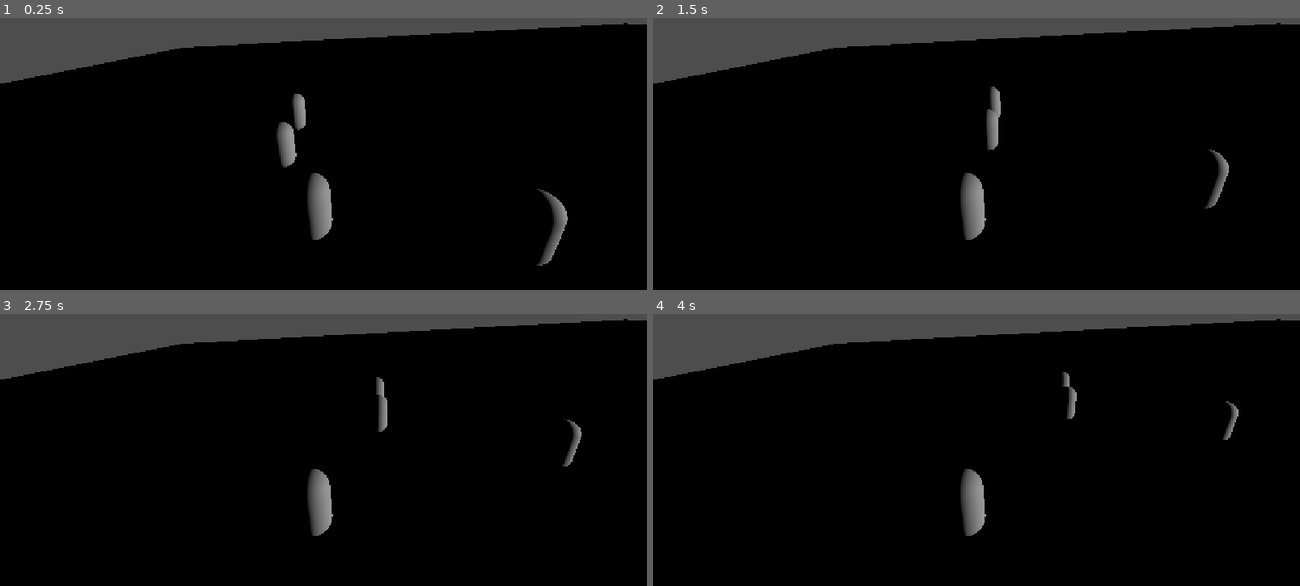
Above: before the commit, frames 1-4 (two rows, left to right).
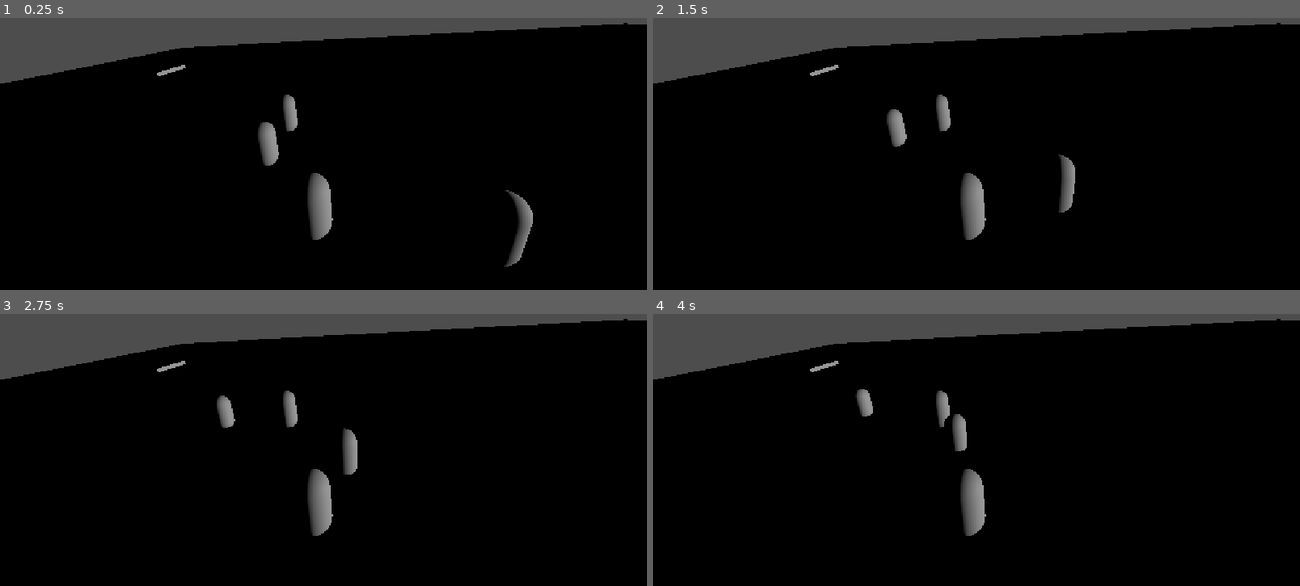
Above: after the commit, the same moments.

Repository: StevenChurchill671/realEconomy
Game: Godot game, scene res://root.tscn
Two runs of this game, one before a commit and one after it. Both use one fixed random seed, a clock stepped at 60 frames per second and the inputs below.
Inputs:
- Up to frame 1 (0.25 s): no input
- Up to frame 2 (1.5 s): no input
- Up to frame 3 (2.75 s): no input
- Up to frame 4 (4 s): no input

The runs differ from the first frame. In frame 1, 2.2% of the frame differs, in the area x 24-88%, y 17-92%; in frame 2, 1.7%; in frame 3, 1.3%; in frame 4, 1.1%.
Error in both runs: Invalid call. Nonexistent function 'setupFaction' in base 'Nil'. (res://faction_holder.gd:11)

Commit message:
Add files via upload

Diff:
--- a/real-economy/farm.gd
+++ b/real-economy/farm.gd
@@ -4,8 +4,8 @@
 func _ready() -> void:
 	ownerIsEmployer = false
 	amountOfProducedItem = 0
-	slotsAvailable = 3
-	maxSlotsAvailable = 3
+	slotsAvailable = 2
+	maxSlotsAvailable = 2
 	#workersToiling
 
 	itemProduced  = "Wheat"
--- a/real-economy/location.gd
+++ b/real-economy/location.gd
@@ -33,20 +33,12 @@
 func _on_working_time_timeout(thisWorker : Person, thisTimer:Timer) :
 	workersToiling.erase(thisWorker)
 	slotsAvailable +=1
-	if returnSkillType() == skillNeeded.farmLabourSkill:
-		if workNeeded - thisWorker.farmLabourAbility > 0:
-			workNeeded -= thisWorker.farmLabourAbility
-		else:
-			#workNeeded -= thisWorker.labourAblity
-			workNeeded = (maxWorkNeeded + (workNeeded - thisWorker.farmLabourAbility ))
-			amountOfProducedItem += 1
-	elif returnSkillType() == skillNeeded.millLabourSkill:
-		if workNeeded - thisWorker.millLabourAbility > 0:
-			workNeeded -= thisWorker.millLabourAbility
-		else:
-			#workNeeded -= thisWorker.labourAblity
-			workNeeded = (maxWorkNeeded + (workNeeded - thisWorker.millLabourAbility ))
-			amountOfProducedItem += 1
+	if workNeeded - thisWorker.skillBeingUsed > 0:
+			workNeeded -= thisWorker.skillBeingUsed
+	else:
+		#workNeeded -= thisWorker.labourAblity
+		workNeeded = (maxWorkNeeded + (workNeeded - thisWorker.skillBeingUsed ))
+		amountOfProducedItem += 1
 	print(str(workNeeded))
 	print(str(slotsAvailable))
 	thisTimer.queue_free()
--- a/real-economy/person.gd
+++ b/real-economy/person.gd
@@ -33,9 +33,11 @@
 @export
 var labourAblity : int = randi_range(30,65)
 @export
-var millLabourAbility : int = 50
+var millLabourAbility : int = 100
 @export
-var farmLabourAbility : int = 100
+var farmLabourAbility : int = 25
+enum skills {millLabourSkill,farmLabourSkill}
+var skillBeingUsed : int
 ##Link to employer, if one exists. ([Person]) or later company.
 @export
 var employer : Person:
@@ -86,25 +88,27 @@
 	for localEmployee : Person in employees:
 		for thisLocation : Location in ownedLocations:
 			if thisLocation.slotsAvailable > 0:
+				localEmployee.skillBeingUsed = getSkillNeeded(thisLocation)
 				thisLocation.addWorkerToThis(localEmployee)
 				localEmployee.currentTask = thisLocation
 
 
 ##discovery function called on an employee employee.getskills to determine
 ##which role they are suited to
-func getSkillNeeded(thisLocation :Location, thisEmployee : Person):
+func getSkillNeeded(thisLocation :Location) -> int:
 	match thisLocation.returnSkillType():
 		thisLocation.skillNeeded.farmLabourSkill:
 			if farmLabourAbility > 50:
 				return farmLabourAbility
 			if millLabourAbility > (farmLabourAbility * 2):
-				return millLabourAbility
+				return millLabourAbility/2
 			else:
 				return farmLabourAbility
 		thisLocation.skillNeeded.millLabourSkill:
 			if millLabourAbility > 50:
 				return millLabourAbility
 			if farmLabourAbility > (millLabourAbility * 2):
-				return farmLabourAbility
+				return farmLabourAbility /2
 			else:
 				return millLabourAbility
+	return farmLabourAbility
--- a/real-economy/test_location.tscn
+++ b/real-economy/test_location.tscn
@@ -25,6 +25,10 @@
 transform = Transform3D(5, 0, 0, 0, 1, 0, 0, 0, 5, 18.405163, 0, 21.252956)
 ownerOf = NodePath("../Employer")
 
+[node name="farm2" parent="." unique_id=669356159 node_paths=PackedStringArray("ownerOf") instance=ExtResource("1_adare")]
+transform = Transform3D(5, 0, 0, 0, 1, 0, 0, 0, 5, 18.405163, 0, -28.445717)
+ownerOf = NodePath("../Employer")
+
 [node name="MeshInstance3D" type="MeshInstance3D" parent="." unique_id=1587858785]
 mesh = SubResource("PlaneMesh_yf5fn")
 
@@ -35,7 +39,7 @@
 
 [node name="Employer" parent="." unique_id=570725723 node_paths=PackedStringArray("ownedLocations") instance=ExtResource("3_0yauj")]
 transform = Transform3D(1, 0, 0, 0, 1, 0, 0, 0, 1, -4.345195, 1, -1.4805975)
-ownedLocations = [NodePath("../farm")]
+ownedLocations = [NodePath("../farm"), NodePath("../farm2")]
 purse = SubResource("Resource_21p7k")
 personName = "John"
 faction = ExtResource("4_21p7k")
